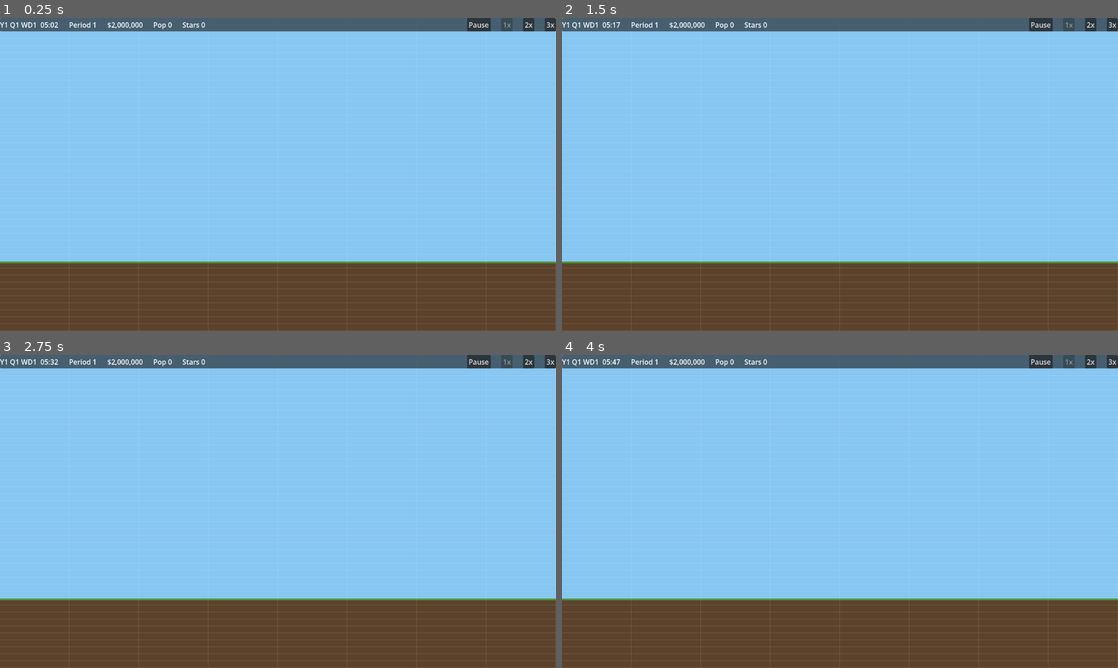
Above: before the commit, frames 1-4 (two rows, left to right).
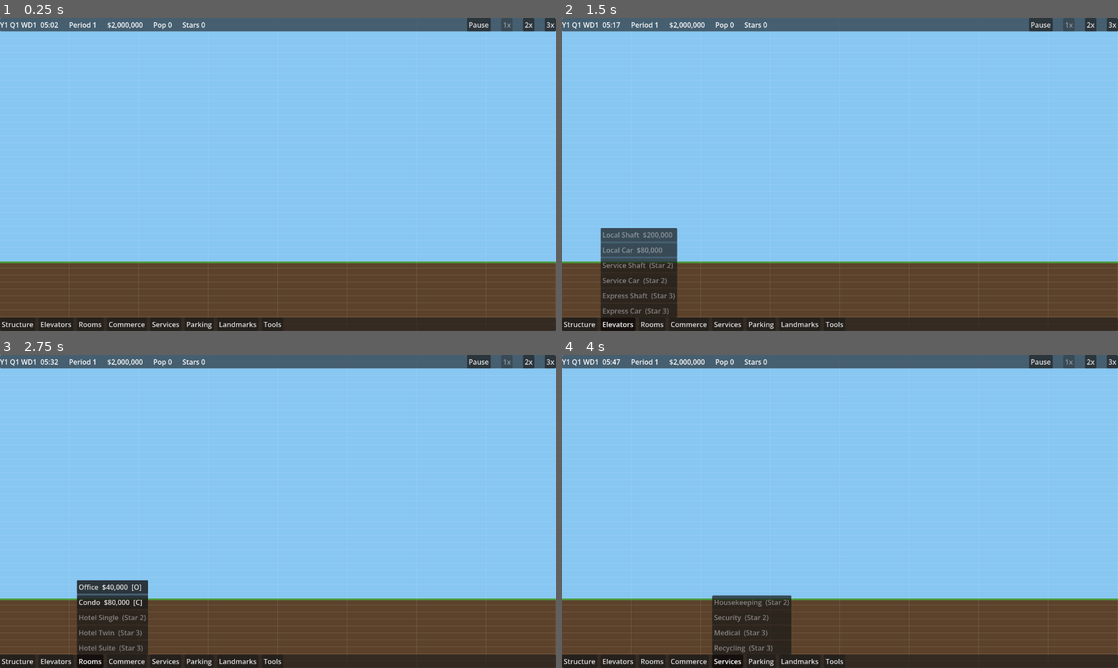
Above: after the commit, the same moments.

Repository: evidencelacking/TowerGame
Game: Godot game, scene res://scenes/main.tscn
Same seed, same stepped clock (60 frames per second), same inputs: the game is played once before the commit and once after it.
Inputs (mouse positions are in pixels of both pictures, inside the frame that each line leads up to):
- Up to frame 1 (0.25 s): no input
- Up to frame 2 (1.5 s): click (578, 324) at 0.5 s, where only the run after the commit has a clickable "Structure"; click (617, 324) at 1.25 s, where only the run after the commit has a clickable "Elevators"
- Up to frame 3 (2.75 s): click (88, 661) at 2 s, where only the run after the commit has a clickable "Rooms"
- Up to frame 4 (4 s): click (689, 661) at 2.75 s, where only the run after the commit has a clickable "Commerce"; click (728, 661) at 3.5 s, where only the run after the commit has a clickable "Services"

The runs differ from the first frame. In frame 1, 4.2% of the frame differs, in the area x 0-100%, y 95-100%; in frame 2, 8.1%, in the area x 0-100%, y 67-100%; in frame 3, 7.2%; in frame 4, 6.9%.

Commit message:
feat: toolbar with star-filtered sub-menus; ghost gets stairs, replace and click-to-build (refs #18)
Co-Authored-By: Claude Sonnet 5.5 <noreply@anthropic.com>

Diff:
--- a/scenes/main.tscn
+++ b/scenes/main.tscn
@@ -1,6 +1,7 @@
-[gd_scene load_steps=6 format=3]
+[gd_scene load_steps=7 format=3]
 
 [ext_resource type="Script" path="res://scripts/view/placement_ghost.gd" id="ghost"]
+[ext_resource type="Script" path="res://scripts/view/toolbar.gd" id="toolbar"]
 [ext_resource type="Script" path="res://scripts/main.gd" id="1"]
 [ext_resource type="Script" path="res://scripts/view/tower_renderer.gd" id="2"]
 [ext_resource type="Script" path="res://scripts/view/tower_camera.gd" id="cam"]
@@ -19,3 +20,6 @@
 script = ExtResource("cam")
 
 [node name="Hud" parent="." instance=ExtResource("hud")]
+
+[node name="Toolbar" type="CanvasLayer" parent="."]
+script = ExtResource("toolbar")
--- a/scripts/main.gd
+++ b/scripts/main.gd
@@ -17,3 +17,4 @@
 	renderer.people = [[1, 240], [3, 800]]
 	renderer.set_tower(_tower)
 	($PlacementGhost as PlacementGhost).set_tower(_tower)
+	($Toolbar as Toolbar).bind($PlacementGhost as PlacementGhost)
--- a/scripts/view/placement_ghost.gd
+++ b/scripts/view/placement_ghost.gd
@@ -3,7 +3,8 @@
 ## The build-tool ghost: follows the mouse snapped to the grid and shows whether the build is
 ## valid, its total cost, a plain refusal reason, and a warning for rooms that cannot be removed.
 ## View only. Every verdict comes from the sim's read-only check_* functions; this file only
-## words them. Keys: L lobby, F floor, O office, C condo, B bulldoze, Esc none.
+## words them. A left click enqueues the matching command. The toolbar (toolbar.gd) picks the
+## tool too. Keys: L lobby, F floor, S stairs, O office, C condo, B bulldoze, R replace, Esc none.
 
 const VC := preload("res://scripts/view/view_consts.gd")
 const RoomsScript := preload("res://scripts/sim/rooms.gd")
@@ -12,7 +13,9 @@
 const TowerSim := preload("res://scripts/sim/tower.gd")
 const GridScript := preload("res://scripts/sim/grid.gd")
 
-const BULLDOZE := "bulldoze"  ## The one tool that is not a catalogue id.
+const BULLDOZE := "bulldoze"  ## Tools that are not catalogue ids: BULLDOZE and REPLACE.
+const REPLACE := "replace"  ## Bulldoze the room under the cursor and build last_room there.
+const STAIRS := "stairs"
 const FLOOR_SPAN_WIDTH: int = 10  ## Ghost width for the floor tool (view tunable).
 const LOBBY_SPAN_WIDTH: int = 20  ## Ghost width for the lobby tool (view tunable).
 const PERMANENT_TEXT := "Permanent: cannot be removed once built"
@@ -45,6 +48,8 @@
 	RoomsScript.OVER_SHAFT: "Over a shaft",
 	RoomsScript.NOTHING_BELOW: "Nothing below to rest on",
 	RoomsScript.OVERHANG: "Too wide for the floor below",
+	RoomsScript.NO_FLOOR_FOR_STAIRS: "Needs a floor on both levels",
+	RoomsScript.STAIRS_LIMIT: "Too many stairs and escalators",
 }
 const BULLDOZE_TEXT: Dictionary = {
 	RoomsScript.BAD_FLOOR: "Not a floor",
@@ -56,6 +61,8 @@
 var tower: TowerSim = null
 var tool: String = ""  ## "" (off), BULLDOZE, or a catalogue id.
 var stars: int = 1  ## Current star rating. The sim has no stars yet (view stub until it does).
+var last_room: String = "office"  ## The room the replace tool builds: the last room tool chosen.
+var _last_key: Array = []  ## What result was computed for; check_* only reruns when it changes.
 var result: Dictionary = {}  ## Last evaluate() verdict, for the label and the tests.
 var _panel: PanelContainer
 var _label: Label
@@ -80,6 +87,14 @@
 
 func set_tool(value: String) -> void:
 	tool = value
+	if value in RoomsScript.PLACEABLE:
+		last_room = value
+	_last_key = []
+
+
+## True for every tool the sim can build today (the rest show in the toolbar but cannot be picked).
+static func is_buildable(tool_id: String) -> bool:
+	return tool_id in [BULLDOZE, REPLACE, STAIRS, "lobby", "floor"] or tool_id in RoomsScript.PLACEABLE
 
 
 ## Wording for a sim refusal code. source is "floors", "rooms" or "bulldoze".
@@ -88,6 +103,7 @@
 	match source:
 		"rooms": table = ROOM_TEXT
 		"bulldoze": table = BULLDOZE_TEXT
+		"replace": table = BULLDOZE_TEXT.merged(ROOM_TEXT)
 	return table.get(code, "Cannot build here")
 
 
@@ -108,11 +124,13 @@
 
 ## Judges a tool at (floor_number, x_left) by asking the sim's check_* functions. Returns
 ## {valid, cost, text, permanent, floor, x, width, height}. Reads only; never changes the tower.
-static func evaluate(t: TowerSim, tool_id: String, floor_number: int, x_left: int, star_rating: int) -> Dictionary:
+static func evaluate(t: TowerSim, tool_id: String, floor_number: int, x_left: int, star_rating: int, kind: String = "") -> Dictionary:
 	var out := {"valid": false, "cost": 0, "text": "", "permanent": false,
 		"floor": floor_number, "x": x_left, "width": width_of(tool_id), "height": 1}
 	if tool_id == BULLDOZE:
 		return _evaluate_bulldoze(t, floor_number, x_left, out)
+	if tool_id == REPLACE:
+		return _evaluate_replace(t, kind if kind != "" else "office", floor_number, x_left, star_rating, out)
 	out["permanent"] = is_permanent(tool_id)
 	if not CatalogueScript.has(tool_id):
 		out["text"] = reason_text("rooms", RoomsScript.UNKNOWN_KIND)
@@ -130,6 +148,11 @@
 			var span := t.floors.check_span(floor_number, x_left, x_left + FLOOR_SPAN_WIDTH - 1)
 			code = span["reason"]
 			out["cost"] = span["cost"]
+		STAIRS:
+			var stairs := t.rooms.check_place_stairs(t.grid, t.floors, floor_number, x_left)
+			code = stairs["reason"]
+			out["cost"] = stairs["cost"]
+			out["height"] = 2
 		_:
 			var placed := t.rooms.check_place(t.grid, t.floors, tool_id, floor_number, x_left)
 			code = placed["reason"]
@@ -143,6 +166,46 @@
 	else:
 		out["valid"] = true
 	return out
+
+
+## Replace: the room under column x goes and kind is built from that room's left edge.
+static func _evaluate_replace(t: TowerSim, kind: String, floor_number: int, x: int, star_rating: int, out: Dictionary) -> Dictionary:
+	out["permanent"] = is_permanent(kind)
+	out["width"] = width_of(kind)
+	var hit := t.rooms.check_bulldoze(t.grid, t.floors, floor_number, x)
+	if hit["reason"] != 0:
+		out["text"] = reason_text("replace", hit["reason"])
+		return out
+	out["x"] = t.grid.run_of(hit["room_id"])[1]
+	var checked := t.rooms.check_replace(t.grid, t.floors, t.ledger.balance, kind, floor_number, out["x"])
+	out["cost"] = checked["net"]
+	if CatalogueScript.star(kind) > star_rating:
+		out["text"] = "Needs %d stars" % CatalogueScript.star(kind)
+	elif checked["reason"] != 0:
+		out["text"] = reason_text("replace", checked["reason"])
+	else:
+		out["valid"] = true
+		out["text"] = "Replace with %s: net $%d" % [kind, checked["net"]]
+	return out
+
+
+## The command a click sends for a valid verdict, due the tick after `tick`; null if invalid.
+static func command_for(tool_id: String, verdict: Dictionary, tick: int, kind: String = "") -> TowerSim.Command:
+	if not verdict["valid"]:
+		return null
+	var floor_number: int = verdict["floor"]
+	var x: int = verdict["x"]
+	var due := tick + 1
+	var Cmd := TowerSim.Command
+	match tool_id:
+		BULLDOZE: return Cmd.make(due, Cmd.BULLDOZE, [floor_number, x] as Array[int])
+		REPLACE: return Cmd.make(due, Cmd.REPLACE_ROOM, [CatalogueScript.IDS.find(kind), floor_number, x] as Array[int])
+		STAIRS: return Cmd.make(due, Cmd.PLACE_STAIRS, [floor_number, x] as Array[int])
+		"lobby": return Cmd.make(due, Cmd.BUILD_LOBBY, [1, x, x + LOBBY_SPAN_WIDTH - 1, 1] as Array[int])
+		"floor": return Cmd.make(due, Cmd.BUILD_FLOOR, [floor_number, x, x + FLOOR_SPAN_WIDTH - 1] as Array[int])
+	if CatalogueScript.has(tool_id):
+		return Cmd.make(due, Cmd.PLACE_ROOM, [CatalogueScript.IDS.find(tool_id), floor_number, x] as Array[int])
+	return null
 
 
 static func _evaluate_bulldoze(t: TowerSim, floor_number: int, x: int, out: Dictionary) -> Dictionary:
@@ -168,7 +231,7 @@
 ## Text lines for the label: kind and cost, the refusal if any, the permanent warning.
 static func lines_for(tool_id: String, verdict: Dictionary) -> Array[String]:
 	var lines: Array[String] = []
-	if tool_id == BULLDOZE:
+	if tool_id == BULLDOZE or tool_id == REPLACE:
 		lines.append(verdict["text"])
 		return lines
 	if verdict["cost"] > 0:
@@ -189,10 +252,27 @@
 	match key.keycode:
 		KEY_L: set_tool("lobby")
 		KEY_F: set_tool("floor")
+		KEY_S: set_tool(STAIRS)
 		KEY_O: set_tool("office")
 		KEY_C: set_tool("condo")
 		KEY_B: set_tool(BULLDOZE)
+		KEY_R: set_tool(REPLACE)
 		KEY_ESCAPE: set_tool("")
+
+
+func _unhandled_input(event: InputEvent) -> void:
+	var click := event as InputEventMouseButton
+	if click != null and click.pressed and click.button_index == MOUSE_BUTTON_LEFT:
+		commit()
+
+
+## Sends the current verdict to the sim as a command. Returns true if one was queued.
+func commit() -> bool:
+	if tower == null or tool == "" or result.is_empty():
+		return false
+	var command := command_for(tool, result, tower.tick, last_room)
+	_last_key = []  ## The build changes the verdict: recompute on the next frame.
+	return command != null and tower.enqueue(command)
 
 
 func _process(_delta: float) -> void:
@@ -207,18 +287,24 @@
 	var column := floori(world.x / VC.CELL_PX)
 	var row := floori(world.y / VC.CELL_PX)
 	var floor_number := GridScript.index_to_floor(GridScript.FLOOR_COUNT - 1 - row)
-	var x_left := column if tool == BULLDOZE else column - width_of(tool) / 2
-	result = evaluate(tower, tool, floor_number, x_left, stars)
-	_label.text = "\n".join(lines_for(tool, result))
+	var x_left := column if tool in [BULLDOZE, REPLACE] else column - width_of(tool) / 2
+	var key: Array = [tool, last_room, floor_number, x_left, stars, tower.ledger.balance]
+	if key != _last_key:  ## check_replace copies the grid, so only judge when something changed.
+		_last_key = key
+		result = evaluate(tower, tool, floor_number, x_left, stars, last_room)
+		_label.text = "\n".join(lines_for(tool, result))
+		queue_redraw()
 	_panel.visible = true
 	_panel.position = get_viewport().get_mouse_position() + Vector2(18, 18)
-	queue_redraw()
 
 
 func _draw() -> void:
 	if result.is_empty() or not GridScript.is_valid_floor(result["floor"]):
 		return
-	var rect := Rect2i(result["x"] * VC.CELL_PX, VC.floor_to_row(result["floor"]) * VC.CELL_PX,
+	var top: int = result["floor"]
+	if result["height"] > 1:
+		top = RoomsScript.floor_above(top)  ## Stairs span two floors: draw from the upper one.
+	var rect := Rect2i(result["x"] * VC.CELL_PX, VC.floor_to_row(top) * VC.CELL_PX,
 		result["width"] * VC.CELL_PX, result["height"] * VC.CELL_PX)
 	var tint := VALID_TINT if result["valid"] else INVALID_TINT
 	draw_rect(rect, tint)
--- /dev/null
+++ b/scripts/view/toolbar.gd
@@ -0,0 +1,171 @@
+class_name Toolbar
+extends CanvasLayer
+## The build toolbar: a bar of categories along the bottom, each opening a sub-menu of items.
+## Items read the room catalogue (star, cost); nothing is hidden. A locked item is greyed with
+## the star that unlocks it, and an item the sim cannot build yet is greyed with a tooltip saying
+## so. Picking an item sets the PlacementGhost's tool, the same as its hotkey. View only.
+
+const CatalogueScript := preload("res://scripts/sim/room_catalogue.gd")
+const Ghost := preload("res://scripts/view/placement_ghost.gd")
+const HudScript := preload("res://scripts/view/hud.gd")
+
+## Category -> item ids, in display order. Catalogue ids here cover CatalogueScript.IDS exactly
+## once (a test checks); bulldoze and replace are player tools, not catalogue rows.
+const CATEGORIES: Array = [
+	["Structure", ["lobby", "floor", "stairs", "escalator"]],
+	["Elevators", ["local_shaft", "local_car", "service_shaft", "service_car", "express_shaft", "express_car"]],
+	["Rooms", ["office", "condo", "hotel_single", "hotel_twin", "hotel_suite"]],
+	["Commerce", ["fast_food", "restaurant", "retail", "movie_theatre", "party_hall"]],
+	["Services", ["housekeeping", "security", "medical", "recycling"]],
+	["Parking", ["parking_ramp", "parking_space"]],
+	["Landmarks", ["metro", "cathedral"]],
+	["Tools", [Ghost.BULLDOZE, Ghost.REPLACE]],
+]
+const TOOL_STAR: int = 1  ## Bulldoze and replace are always available.
+const TOOL_NAMES: Dictionary = {Ghost.BULLDOZE: "Bulldoze", Ghost.REPLACE: "Replace"}
+const TOOL_TIPS: Dictionary = {
+	Ghost.BULLDOZE: "Remove a room (B). Permanent rooms cannot be removed.",
+	Ghost.REPLACE: "Replace the room under the cursor with the last room tool you chose (R).",
+}
+const HOTKEYS: Dictionary = {"lobby": "L", "floor": "F", "stairs": "S", "office": "O", "condo": "C",
+	Ghost.BULLDOZE: "B", Ghost.REPLACE: "R"}
+
+var ghost: PlacementGhost = null
+var _bar: PanelContainer
+var _submenu: PanelContainer
+var _category_buttons: Array[Button] = []
+var _category_lists: Array[VBoxContainer] = []  ## One item list per category; only the open one shows.
+var _item_buttons: Dictionary = {}  ## item id -> Button
+var _open_category: int = -1
+var _shown_stars: int = -1
+var _shown_tool: String = "?"
+
+
+func _ready() -> void:
+	layer = 4
+	_bar = PanelContainer.new()
+	_bar.name = "Bar"
+	_bar.anchor_left = 0.0
+	_bar.anchor_right = 1.0
+	_bar.anchor_top = 1.0
+	_bar.anchor_bottom = 1.0
+	_bar.grow_vertical = Control.GROW_DIRECTION_BEGIN
+	add_child(_bar)
+	var row := HBoxContainer.new()
+	row.add_theme_constant_override("separation", 8)
+	_bar.add_child(row)
+	_submenu = PanelContainer.new()
+	_submenu.name = "SubMenu"
+	_submenu.visible = false
+	add_child(_submenu)
+	for c in CATEGORIES.size():
+		var button := Button.new()
+		button.text = CATEGORIES[c][0]
+		button.toggle_mode = true
+		button.focus_mode = Control.FOCUS_NONE
+		button.pressed.connect(_on_category_pressed.bind(c))
+		row.add_child(button)
+		_category_buttons.append(button)
+		var list := VBoxContainer.new()
+		list.visible = false
+		_submenu.add_child(list)
+		_category_lists.append(list)
+		for id: String in CATEGORIES[c][1]:
+			var item := Button.new()
+			item.alignment = HORIZONTAL_ALIGNMENT_LEFT
+			item.focus_mode = Control.FOCUS_NONE
+			item.pressed.connect(select.bind(id))
+			list.add_child(item)
+			_item_buttons[id] = item
+	_refresh()
+
+
+func bind(value: PlacementGhost) -> void:
+	ghost = value
+	_refresh()
+
+
+func _process(_delta: float) -> void:
+	if ghost != null and (ghost.stars != _shown_stars or ghost.tool != _shown_tool):
+		_refresh()
+
+
+## Star that unlocks an item. Player tools are always open.
+static func star_of(id: String) -> int:
+	return CatalogueScript.star(id) if CatalogueScript.has(id) else TOOL_STAR
+
+
+static func display_name(id: String) -> String:
+	return TOOL_NAMES.get(id, id.capitalize())
+
+
+## What the toolbar shows for an item at a star rating: {enabled, locked, text, tooltip}.
+## Locked (star too low) wins over not-yet-buildable, so the player sees what unlocks it.
+static func item_state(id: String, star_rating: int) -> Dictionary:
+	var star := star_of(id)
+	var text := display_name(id)
+	if CatalogueScript.has(id):
+		text += "  " + HudScript.format_money(CatalogueScript.cost(id))
+	if HOTKEYS.has(id):
+		text += "  [%s]" % HOTKEYS[id]
+	var out := {"enabled": false, "locked": star > star_rating, "text": text, "tooltip": ""}
+	if out["locked"]:
+		out["text"] = "%s  (Star %d)" % [display_name(id), star]
+		out["tooltip"] = "Unlocks at star %d" % star
+	elif not Ghost.is_buildable(id):
+		out["tooltip"] = "Not buildable yet: the simulation does not support it."
+	else:
+		out["enabled"] = true
+		out["tooltip"] = TOOL_TIPS.get(id, "")
+	return out
+
+
+## Picks an item (the same as pressing its hotkey). Returns false, changing nothing, when it
+## is locked or not buildable. Picking the active item again turns the tool off.
+func select(id: String) -> bool:
+	if ghost == null or not item_state(id, ghost.stars)["enabled"]:
+		_refresh()
+		return false
+	ghost.set_tool("" if ghost.tool == id else id)
+	_refresh()
+	return true
+
+
+## Opens a category's sub-menu (or closes it if it is already open).
+func toggle_category(index: int) -> void:
+	_on_category_pressed(index)
+
+
+func _on_category_pressed(index: int) -> void:
+	_open_category = -1 if _open_category == index else index
+	_refresh()
+
+
+func _refresh() -> void:
+	if _bar == null:
+		return
+	var star_rating: int = ghost.stars if ghost != null else 1
+	_shown_stars = star_rating
+	_shown_tool = ghost.tool if ghost != null else ""
+	for c in CATEGORIES.size():
+		_category_buttons[c].set_pressed_no_signal(c == _open_category)
+		_category_lists[c].visible = c == _open_category
+		for id: String in CATEGORIES[c][1]:
+			var item: Button = _item_buttons[id]
+			var state := item_state(id, star_rating)
+			item.text = state["text"]
+			item.disabled = not state["enabled"]
+			item.tooltip_text = state["tooltip"]
+			item.toggle_mode = true
+			item.set_pressed_no_signal(id == _shown_tool)
+	_submenu.visible = _open_category >= 0
+	_place_submenu.call_deferred()
+
+
+## Sits the sub-menu just above its category button (after the layout has settled).
+func _place_submenu() -> void:
+	if _open_category < 0:
+		return
+	_submenu.reset_size()
+	var button := _category_buttons[_open_category]
+	_submenu.position = Vector2(button.global_position.x, _bar.global_position.y - _submenu.size.y)
--- a/tests/run_tests.gd
+++ b/tests/run_tests.gd
@@ -19,6 +19,7 @@
 const TestReplace := preload("res://tests/test_replace.gd")
 const TestStairs := preload("res://tests/test_stairs.gd")
 const TestGhost := preload("res://tests/test_ghost.gd")
+const TestToolbar := preload("res://tests/test_toolbar.gd")
 
 var failures := 0
 
@@ -41,6 +42,7 @@
 	TestReplace.run(check)
 	TestStairs.run(check)
 	TestGhost.run(check)
+	TestToolbar.run(check)
 	print("TESTS FINISHED failures=%d" % failures)
 	quit(failures)
 
--- /dev/null
+++ b/tests/test_toolbar.gd
@@ -0,0 +1,84 @@
+extends RefCounted
+## Toolbar tests (2.10): items come from the catalogue, star-locked items are greyed with their
+## unlock star, unbuildable ones are greyed with a tooltip, and every M2 item picks its ghost tool.
+
+const Toolbar := preload("res://scripts/view/toolbar.gd")
+const Ghost := preload("res://scripts/view/placement_ghost.gd")
+const CatalogueScript := preload("res://scripts/sim/room_catalogue.gd")
+const TowerSim := preload("res://scripts/sim/tower.gd")
+const TestGhost := preload("res://tests/test_ghost.gd")
+const TestRooms := preload("res://tests/test_rooms.gd")
+const Command := TowerSim.Command
+
+const M2_ITEMS: Array[String] = ["lobby", "floor", "stairs", "office", "condo", Ghost.BULLDOZE, Ghost.REPLACE]
+
+
+static func _ids() -> Array[String]:
+	var ids: Array[String] = []
+	for entry: Array in Toolbar.CATEGORIES:
+		for id: String in entry[1]:
+			ids.append(id)
+	return ids
+
+
+static func run(check: Callable) -> void:
+	# Every catalogue row is in exactly one category, so nothing is hidden.
+	var ids := _ids()
+	for id: String in CatalogueScript.IDS:
+		check.call(ids.count(id) == 1, "%s sits in exactly one toolbar category" % id)
+	check.call(ids.size() == CatalogueScript.IDS.size() + 2, "the toolbar holds the catalogue plus bulldoze and replace")
+
+	# At 1 star only star-1 items are enabled; every locked item names its unlock star.
+	var ghost := Ghost.new()
+	var bar := Toolbar.new()
+	bar.bind(ghost)
+	check.call(ghost.stars == 1, "fixture: the ghost starts at 1 star")
+	for id in ids:
+		var state := Toolbar.item_state(id, 1)
+		if state["enabled"]:
+			check.call(Toolbar.star_of(id) == 1, "%s is enabled at 1 star only if it is a star 1 item" % id)
+		if CatalogueScript.has(id) and CatalogueScript.star(id) > 1:
+			check.call(not state["enabled"] and state["locked"], "%s is locked at 1 star" % id)
+			check.call(("Star %d" % CatalogueScript.star(id)) in state["text"], "%s shows its unlock star" % id)
+			check.call(str(CatalogueScript.star(id)) in state["tooltip"], "%s tooltip names its unlock star" % id)
+	check.call(not Toolbar.item_state("service_shaft", 1)["enabled"], "a star 2 item is greyed at 1 star")
+	check.call(not Toolbar.item_state("hotel_single", 1)["enabled"], "a star 2 room is greyed at 1 star")
+	# Star 1 items the sim cannot build yet show, cannot be picked, and say why.
+	for id in ["local_shaft", "fast_food"]:
+		var pending := Toolbar.item_state(id, 1)
+		check.call(not pending["enabled"] and not pending["locked"], "%s is greyed but not star-locked" % id)
+		check.call("Not buildable" in pending["tooltip"], "%s tooltip says it is not buildable yet" % id)
+		check.call(not bar.select(id) and ghost.tool == "", "%s cannot be selected" % id)
+	check.call(not bar.select("service_shaft") and ghost.tool == "", "a locked item cannot be selected")
+	check.call(Toolbar.item_state("hotel_single", 5)["tooltip"] != "", "an unlocked but unbuilt item still explains itself")
+
+	# Every M2 item can be picked and activates the matching ghost tool.
+	for id in M2_ITEMS:
+		check.call(Toolbar.item_state(id, 1)["enabled"], "%s is enabled at 1 star" % id)
+		check.call(bar.select(id) and ghost.tool == id, "%s selects the matching ghost tool" % id)
+		check.call(bar.select(id) and ghost.tool == "", "picking %s again turns the tool off" % id)
+	bar.select("condo")
+	check.call(ghost.last_room == "condo", "choosing a room tool sets the room replace builds")
+	ghost.stars = 2
+	check.call(Toolbar.item_state("service_shaft", 2)["locked"] == false, "a star 2 item unlocks at 2 stars")
+
+	# The ghost's click sends the matching command for each M2 tool.
+	var t := TestGhost._wide()
+	TestRooms._room(t, CatalogueScript.IDS.find("office"), 2, 100)
+	var cases := [
+		["office", 3, 100, Command.PLACE_ROOM], ["floor", 2, 120, Command.BUILD_FLOOR],
+		[Ghost.BULLDOZE, 2, 104, Command.BULLDOZE], [Ghost.REPLACE, 2, 104, Command.REPLACE_ROOM],
+	]
+	for entry: Array in cases:
+		var verdict := Ghost.evaluate(t, entry[0], entry[1], entry[2], 1, "condo")
+		var command := Ghost.command_for(entry[0], verdict, t.tick, "condo")
+		check.call(command != null and command.kind == entry[3] and command.tick == t.tick + 1, "%s click queues its command" % entry[0])
+	TestRooms._send(t, Command.BUILD_FLOOR, [2, 110, 119] as Array[int])
+	var stairs := Ghost.evaluate(t, "stairs", 1, 112, 1)
+	check.call(stairs["valid"] and stairs["height"] == 2, "stairs preview comes from check_place_stairs and spans two floors")
+	check.call(Ghost.command_for("stairs", stairs, t.tick).kind == Command.PLACE_STAIRS, "stairs click queues PLACE_STAIRS")
+	var replace := Ghost.evaluate(t, Ghost.REPLACE, 2, 104, 1, "condo")
+	check.call(replace["valid"] and replace["x"] == 100, "replace previews from the room's left edge")
+	check.call(Ghost.command_for("office", Ghost.evaluate(t, "office", 2, 100, 1), t.tick) == null, "an invalid verdict queues nothing")
+	ghost.free()
+	bar.free()
Not shown, added: scripts/view/toolbar.gd.uid
Not shown, added: tests/test_toolbar.gd.uid
